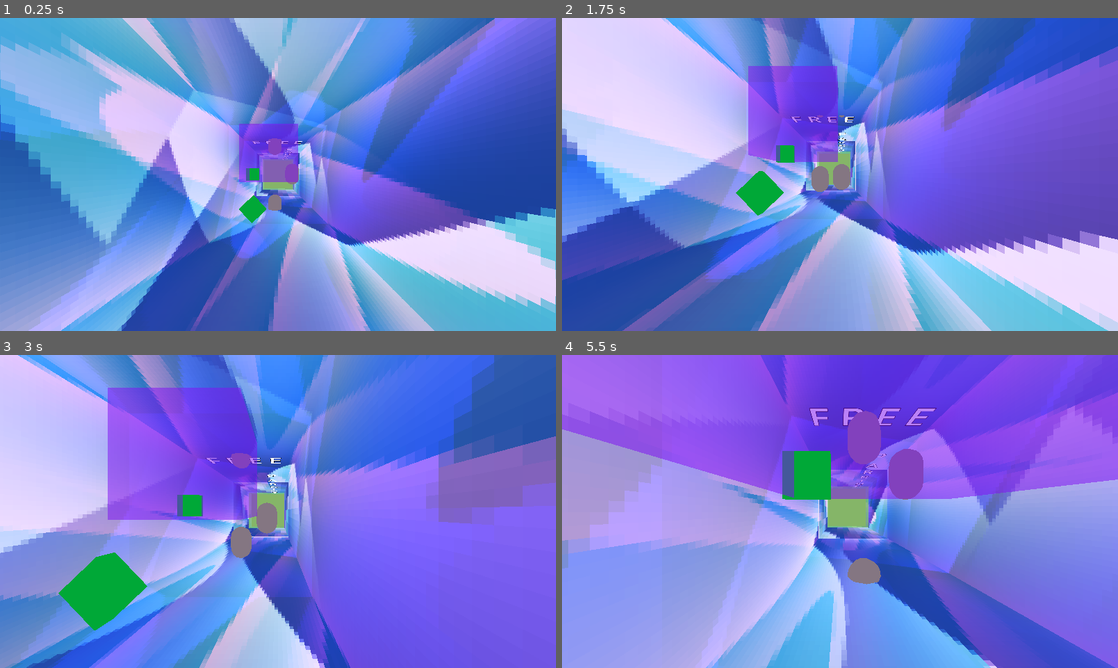
Above: before the commit, frames 1-4 (two rows, left to right).
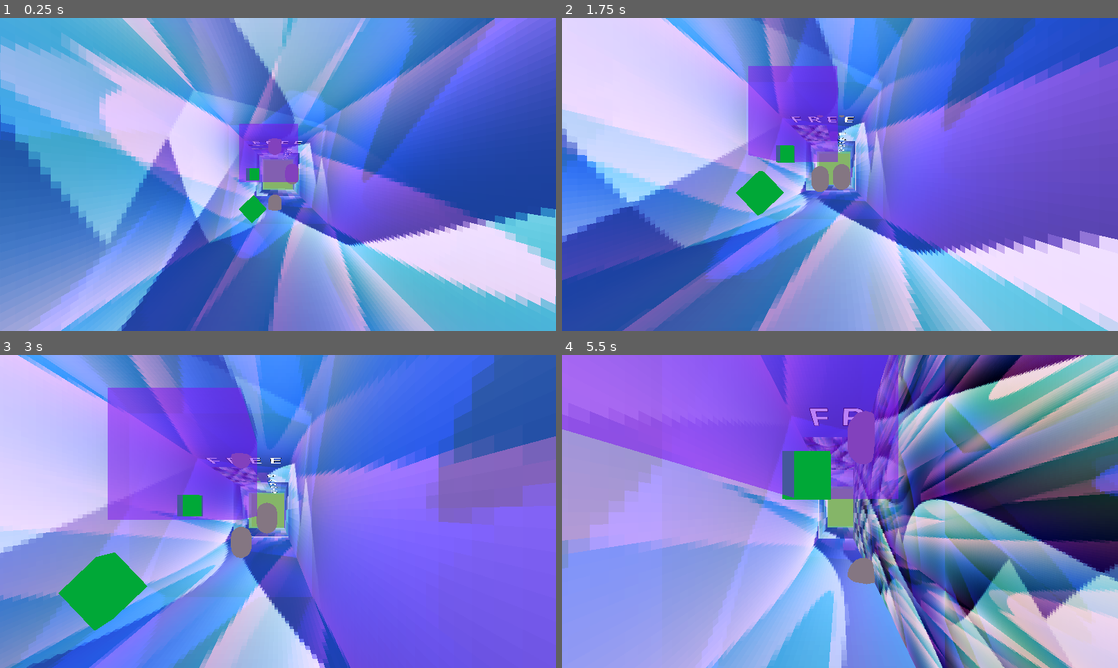
Above: after the commit, the same moments.

Repository: ktosox/GWJ77-Metamorphosis
Game: Godot game, scene res://experimental/tunnel_falling.tscn
Two runs of this game, one before a commit and one after it. Both use one fixed random seed, a clock stepped at 60 frames per second and the inputs below. This scene is started directly instead of the project's main scene.
Inputs (mouse positions are in pixels of both pictures, inside the frame that each line leads up to):
- Up to frame 1 (0.25 s): no input
- Up to frame 2 (1.75 s): tap Enter (ui_accept) at 0.5, 0.77, 1.52 s; move the mouse to (962, 158) at 0.52 s; press the mouse at (962, 158) at 0.53 s; hold D (Move_Right) 0.53-1.28 s; move the mouse to (728, 190) at 1.27 s; release the mouse at (728, 190) at 1.28 s; hold S (Move_Down) from 1.28 s (still down); right-click (728, 190) at 1.35 s
- Up to frame 3 (3 s): move the mouse to (333, 442) at 2.02 s; release S (Move_Down) at 2.03 s; press the mouse at (333, 442) at 2.03 s; hold D (Move_Right) 2.03-2.78 s; move the mouse to (250, 574) at 2.77 s; release the mouse at (250, 574) at 2.78 s; hold W (Move_Up) from 2.78 s (still down); right-click (250, 574) at 2.85 s; click (250, 574) at 2.92 s
- Up to frame 4 (5.5 s): tap Enter (ui_accept) at 3.02, 3.77, 4.52 s; move the mouse to (1006, 558) at 3.52 s; release W (Move_Up) at 3.53 s; press the mouse at (1006, 558) at 3.53 s; hold A (Move_Left) 3.53-5.03 s; move the mouse to (673, 464) at 4.27 s; release the mouse at (673, 464) at 4.28 s; right-click (673, 464) at 4.35 s; move the mouse to (867, 511) at 5.02 s; press the mouse at (867, 511) at 5.03 s; hold S (Move_Down) from 5.03 s (still down)

The runs differ from the first frame. In frame 1, less than 0.1% of the frame differs, in the area x 44-49%, y 40-42%; in frame 2, 0.2%; in frame 3, 0.2%; in frame 4, 43%, in the area x 43-100%, y 0-100%.

Commit message:
describing behaviour with comments

Diff:
--- a/Game/level/infini_level.gd
+++ b/Game/level/infini_level.gd
@@ -1,11 +1,3 @@
 extends Node3D
 
-
-# Called when the node enters the scene tree for the first time.
-func _ready() -> void:
-	pass # Replace with function body.
-
-
-# Called every frame. 'delta' is the elapsed time since the previous frame.
-func _process(delta: float) -> void:
-	pass
+# this node is resposible for loading and unloading segments as the player falls
--- a/Game/level/infini_level.tscn
+++ b/Game/level/infini_level.tscn
@@ -1,31 +1,6 @@
-[gd_scene load_steps=6 format=3 uid="uid://3nlh88536dun"]
+[gd_scene load_steps=2 format=3 uid="uid://3nlh88536dun"]
 
 [ext_resource type="Script" path="res://level/infini_level.gd" id="1_uym7e"]
-[ext_resource type="Material" uid="uid://d0r1kmgk2fcla" path="res://level/segments/world2/water_big_material.tres" id="2_ngqa5"]
-
-[sub_resource type="PlaneMesh" id="PlaneMesh_72vwk"]
-material = ExtResource("2_ngqa5")
-size = Vector2(8, 4)
-
-[sub_resource type="BoxShape3D" id="BoxShape3D_h4blp"]
-
-[sub_resource type="MeshLibrary" id="MeshLibrary_5mayi"]
-item/0/name = ""
-item/0/mesh = SubResource("PlaneMesh_72vwk")
-item/0/mesh_transform = Transform3D(1, 0, 0, 0, 1, 0, 0, 0, 1, 0, 2, 0)
-item/0/shapes = [SubResource("BoxShape3D_h4blp"), Transform3D(1, 0, 0, 0, 1, 0, 0, 0, 1, 0, 0, 0)]
-item/0/navigation_mesh_transform = Transform3D(1, 0, 0, 0, 1, 0, 0, 0, 1, 0, 0, 0)
-item/0/navigation_layers = 1
 
 [node name="InfiniLevel" type="Node3D"]
 script = ExtResource("1_uym7e")
-
-[node name="GridMap" type="GridMap" parent="."]
-mesh_library = SubResource("MeshLibrary_5mayi")
-cell_size = Vector3(4, 8, 4)
-cell_center_x = false
-cell_center_z = false
-data = {
-"cells": PackedInt32Array(65535, 65534, 327680, 65534, 65534, 327680, 65533, 65534, 327680, 65532, 65534, 327680, 65531, 65534, 327680, 0, 2, 65536, 65535, 3, 851968, 65534, 3, 851968, 65533, 3, 851968, 65532, 3, 851968, 65531, 3, 851968, 65530, 2, 589824, 65530, 1, 589824, 65530, 0, 589824, 65530, 65535, 589824, 0, 0, 65536, 0, 1, 65536, 0, 65535, 65536, 65536, 0, 65536, 65536, 1, 65536, 65536, 2, 65536, 65536, 65535, 65536, 131072, 65535, 65536, 131072, 0, 65536, 131072, 1, 65536, 131072, 2, 65536, 196608, 2, 65536, 196608, 0, 65536, 196608, 65535, 65536, 196608, 1, 65536)
-}
-metadata/_editor_floor_ = Vector3(0, 0, 0)
--- /dev/null
+++ b/Game/level/segments/grid_map_segment.gd
@@ -0,0 +1,8 @@
+extends GridMap
+
+# creates an 8x8 tunnel out of 2x2x4 mesh sections using an WFC algorithm
+# start and end points are assumed as determined
+# the process consits of 3 parts: observe, collpase, propagate
+# observe picks the next thing
+# collapse turns a fuzzy thing into a specific thing
+# propagate passes on data to the neighbourse of the collpased thing
--- /dev/null
+++ b/Game/level/segments/grid_map_segment.tscn
@@ -0,0 +1,27 @@
+[gd_scene load_steps=6 format=3 uid="uid://cnteqmx04phmf"]
+
+[ext_resource type="Material" uid="uid://d0r1kmgk2fcla" path="res://level/segments/world2/water_big_material.tres" id="1_rwq7r"]
+[ext_resource type="Script" path="res://level/segments/grid_map_segment.gd" id="2_yvoh8"]
+
+[sub_resource type="PlaneMesh" id="PlaneMesh_72vwk"]
+material = ExtResource("1_rwq7r")
+size = Vector2(4, 2)
+
+[sub_resource type="BoxShape3D" id="BoxShape3D_h4blp"]
+
+[sub_resource type="MeshLibrary" id="MeshLibrary_5mayi"]
+item/0/name = ""
+item/0/mesh = SubResource("PlaneMesh_72vwk")
+item/0/mesh_transform = Transform3D(1, 0, 0, 0, 1, 0, 0, 0, 1, 0, 1, 0)
+item/0/shapes = [SubResource("BoxShape3D_h4blp"), Transform3D(1, 0, 0, 0, 1, 0, 0, 0, 1, 0, 0, 0)]
+item/0/navigation_mesh_transform = Transform3D(1, 0, 0, 0, 1, 0, 0, 0, 1, 0, 0, 0)
+item/0/navigation_layers = 1
+
+[node name="GridMap" type="GridMap"]
+mesh_library = SubResource("MeshLibrary_5mayi")
+cell_size = Vector3(2, 4, 2)
+data = {
+"cells": PackedInt32Array(65535, 65534, 327680, 65534, 65534, 327680, 65533, 65534, 327680, 65532, 65534, 327680, 65531, 65534, 327680, 0, 2, 65536, 65535, 3, 851968, 65534, 3, 851968, 65533, 3, 851968, 65532, 3, 851968, 65531, 3, 851968, 65530, 2, 589824, 65530, 1, 589824, 65530, 0, 589824, 65530, 65535, 589824, 0, 0, 65536, 0, 1, 65536, 0, 65535, 65536, 65536, 0, 65536, 65536, 1, 65536, 65536, 2, 65536, 65536, 65535, 65536, 131072, 65535, 65536, 131072, 0, 65536, 131072, 1, 65536, 131072, 2, 65536, 196608, 2, 65536, 196608, 0, 65536, 196608, 65535, 65536, 196608, 1, 65536)
+}
+script = ExtResource("2_yvoh8")
+metadata/_editor_floor_ = Vector3(0, 0, 0)
--- a/Game/level/segments/segment_base.tscn
+++ b/Game/level/segments/segment_base.tscn
@@ -1,7 +1,8 @@
-[gd_scene load_steps=4 format=3 uid="uid://be5e44tl4ldbh"]
+[gd_scene load_steps=5 format=3 uid="uid://be5e44tl4ldbh"]
 
 [ext_resource type="ArrayMesh" uid="uid://dbe0eus01m6di" path="res://experimental/normal_segment_mesh.tres" id="1_wwuiy"]
 [ext_resource type="Material" uid="uid://bg4mh54ducaew" path="res://level/segments/world2/water2_material.tres" id="2_e0m3i"]
+[ext_resource type="PackedScene" uid="uid://cnteqmx04phmf" path="res://level/segments/grid_map_segment.tscn" id="3_m17ij"]
 
 [sub_resource type="BoxShape3D" id="BoxShape3D_pfy5q"]
 size = Vector3(4, 17, 1)
@@ -52,3 +53,5 @@
 
 [node name="CollisionShape3D2" type="CollisionShape3D" parent="Wall2"]
 shape = SubResource("BoxShape3D_pfy5q")
+
+[node name="GridMap" parent="." instance=ExtResource("3_m17ij")]
Not shown, removed: .~lock.LevelDesign.odp#
Not shown, changed: LevelDesign.odp
